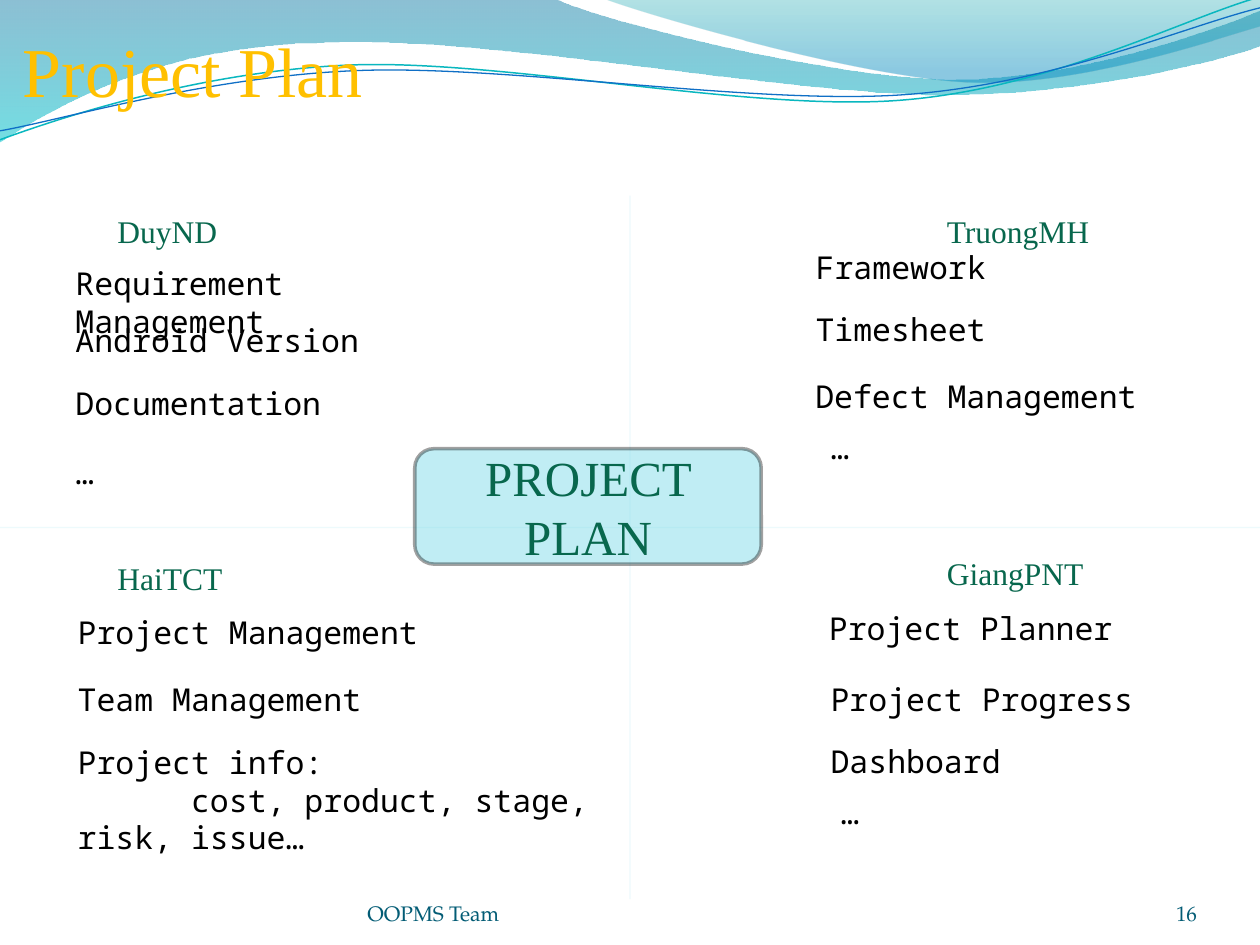
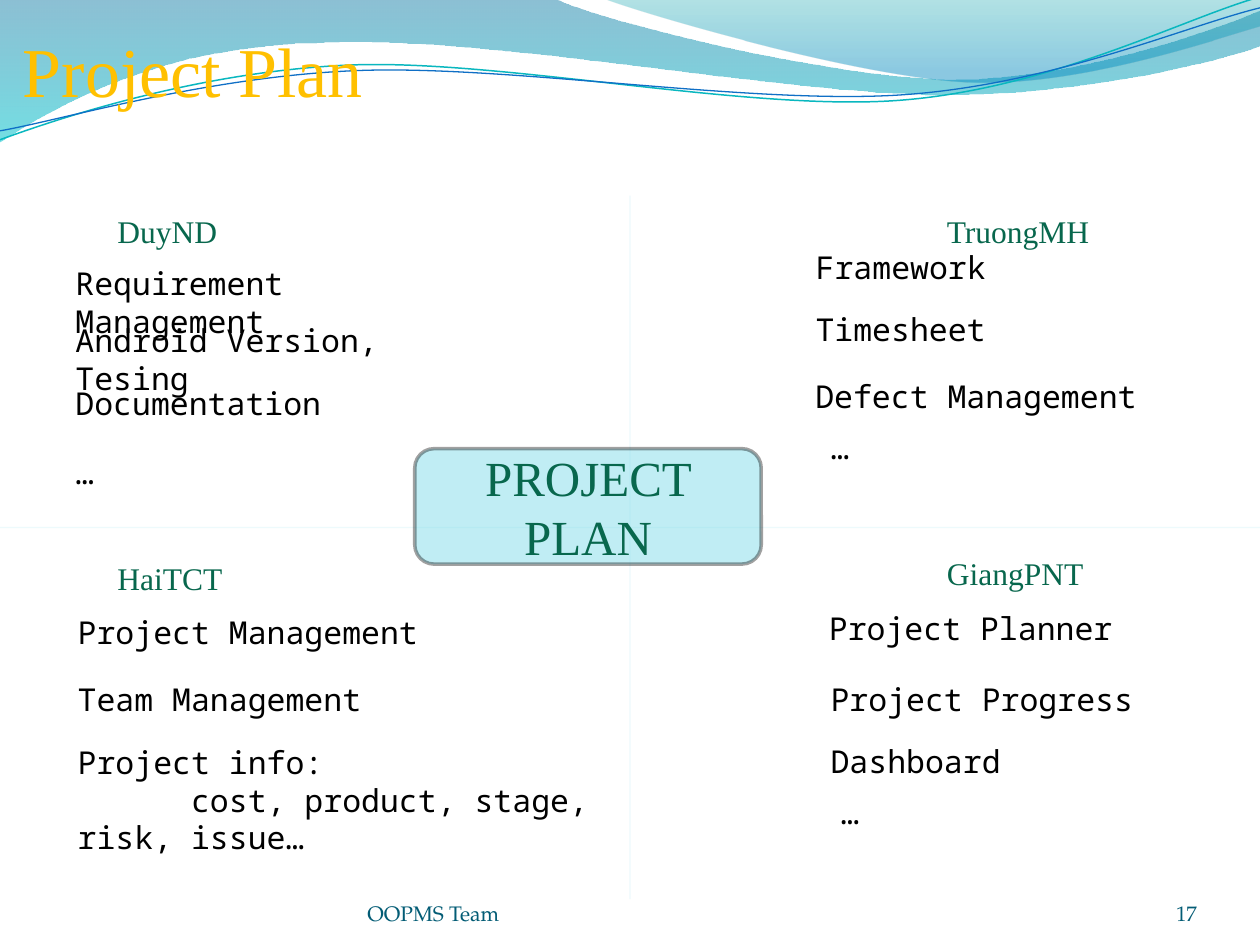
Before and after one commit to gofpattern/oopms, a slide deck: slide 17 of Document/Report/Presentation/OOPMS_Presentation_v1.0.pptx (slide 16 before the commit). Drawn at 1260x945 pixels with LibreOffice and Linux fonts; fonts in the diff are those of the drawing; background and template pictures are left out. Boxes give left, top, right and bottom in pixels: in the first picture for what was removed or moved away, otherwise in the second. Text is boxed around its words. In the diff, an @@ line names an element or a change of style, - is before the commit and + after.

```diff
--- a/Document/Report/Presentation/OOPMS_Presentation_v1.0.pptx
+++ b/Document/Report/Presentation/OOPMS_Presentation_v1.0.pptx
@@ text at bbox=[75, 323, 378, 399]: text changed @@
-Android Version
+Android Version, Tesing
@@ page number at bbox=[1176, 906, 1197, 921]: text changed @@
-16
+17
```
Also in this commit, not shown: 3 other slides changed, 2 slides added, 1 slide removed.
